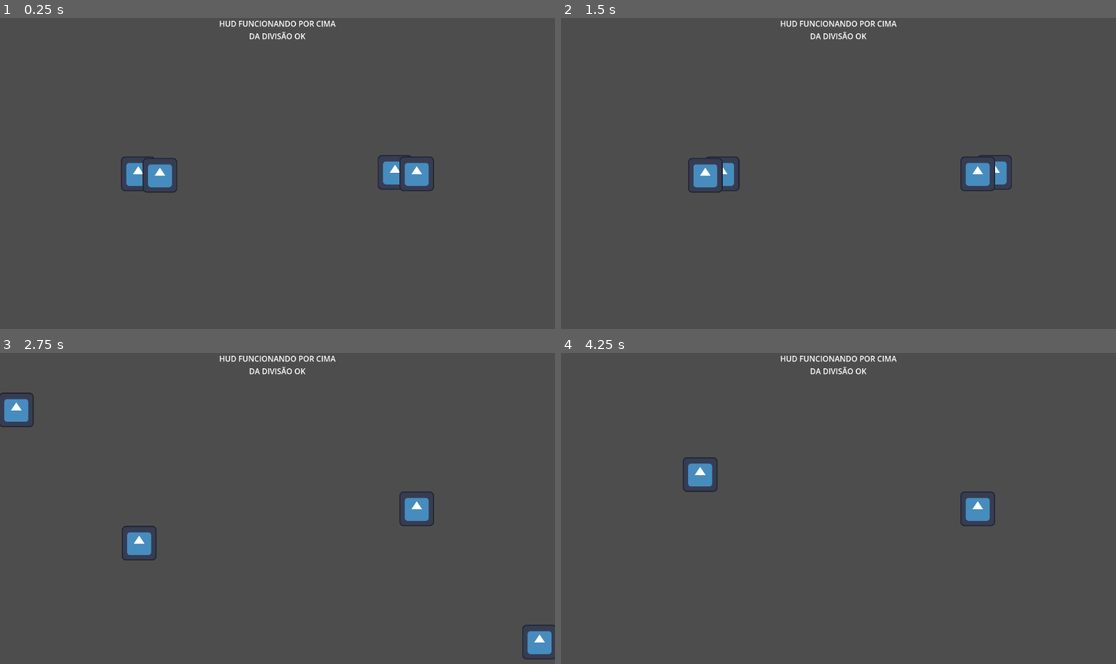
Above: before the commit, frames 1-4 (two rows, left to right).
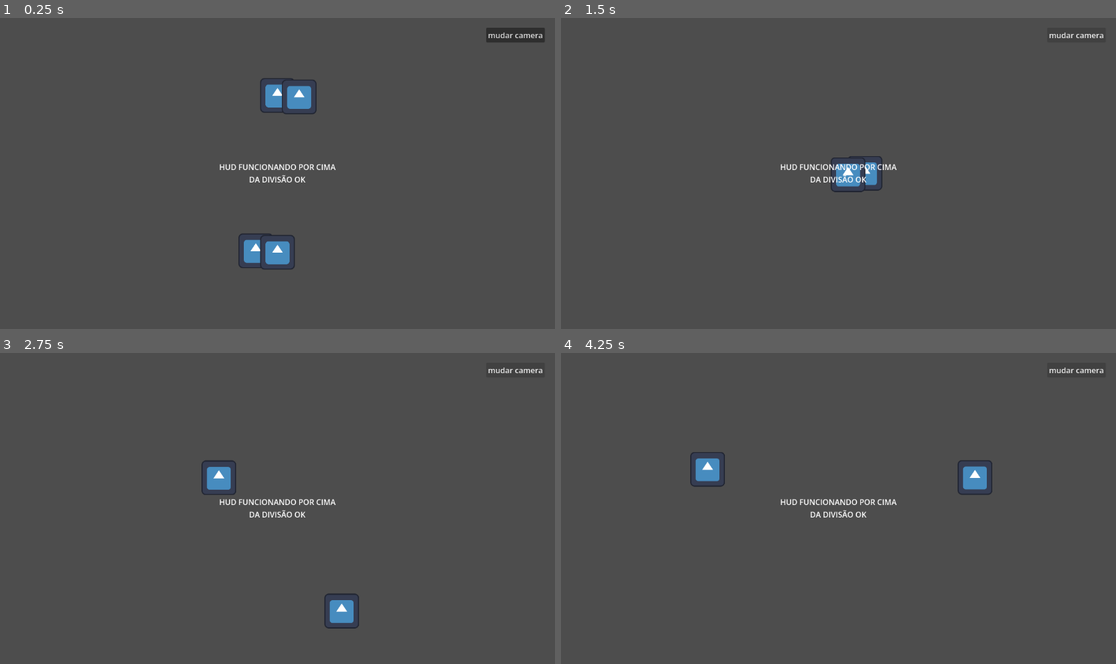
Above: after the commit, the same moments.

Repository: JCandreva/menctus-pensantus
Game: Godot game, scene res://maingameview.tscn
Two runs of this game, one before a commit and one after it. Both use one fixed random seed, a clock stepped at 60 frames per second and the inputs below. The engine's default icon, where the game draws it, is replaced by a stand-in: a white triangle on a blue panel in a dark square.
Inputs (mouse positions are in pixels of both pictures, inside the frame that each line leads up to):
- Up to frame 1 (0.25 s): no input
- Up to frame 2 (1.5 s): click (1077, 33) at 0.5 s, where only the run after the commit has a clickable "mudar camera"; hold D (emotion_move_right) from 1.28 s (still down)
- Up to frame 3 (2.75 s): release D (emotion_move_right) at 2.03 s; hold S (emotion_move_down) from 2.03 s (still down)
- Up to frame 4 (4.25 s): release S (emotion_move_down) at 2.78 s; hold D (emotion_move_right) 2.78-3.53 s; hold W (emotion_move_up) from 3.53 s (still down)

The runs differ from the first frame. In frame 1, 3.8% of the frame differs, in the area x 21-99%, y 0-81%; in frame 2, 2.5%; in frame 3, 3.2%; in frame 4, 2.1%.

Commit message:
Single/double camera toggle system

Diff:
--- /dev/null
+++ b/camera_2d_emotion.gd
@@ -0,0 +1,18 @@
+extends Camera2D
+
+@export var target: Node2D = null  # Change to Node3D for 3D games
+@export var smooth_speed: float = 5.0
+
+# Called when the node enters the scene tree for the first time.
+func _ready() -> void:
+	pass # Replace with function body.
+
+
+# Called every frame. 'delta' is the elapsed time since the previous frame.
+func _process(delta: float) -> void:
+	if target and is_instance_valid(target):
+		# Linear interpolation creates a smooth "catch-up" effect
+		global_position = global_position.lerp(target.global_position, smooth_speed * delta)
+
+func switch_target(new_target: Node2D) -> void:
+	target = new_target
--- a/maingameview.gd
+++ b/maingameview.gd
@@ -3,6 +3,14 @@
 @onready var subviewport_emotion:SubViewport =  $PlayerViewports/SubViewportContainerEmotion/SubViewportEmotion
 @onready var subviewport_reason:SubViewport = $PlayerViewports/SubViewportContainerReason/SubViewportReason
 
+@onready var subviewport_container_emotion:SubViewportContainer =  $PlayerViewports/SubViewportContainerEmotion
+@onready var subviewport_container_reason:SubViewportContainer = $PlayerViewports/SubViewportContainerReason
+
+@onready var players_midpoint = $PlayerViewports/SubViewportContainerEmotion/SubViewportEmotion/Node2D/PlayersMidPoint
+@onready var camera = $PlayerViewports/SubViewportContainerEmotion/SubViewportEmotion/Node2D/Camera2DEmotion
+@onready var pEmotion = $PlayerViewports/SubViewportContainerEmotion/SubViewportEmotion/Node2D/PlayerEmotion
+
+@onready var camera_split = true
 
 # Called when the node enters the scene tree for the first time.
 func _ready() -> void:
@@ -11,4 +19,16 @@
 
 # Called every frame. 'delta' is the elapsed time since the previous frame.
 func _process(delta: float) -> void:
-	pass
+	if camera_split:
+		subviewport_container_reason.visible = true
+		camera.switch_target(pEmotion)
+	else:
+		subviewport_container_reason.visible = false
+		camera.switch_target(players_midpoint)
+
+
+func _on_button_button_down() -> void:
+	if camera_split:
+		camera_split = false
+	else:
+		camera_split = true
--- a/maingameview.tscn
+++ b/maingameview.tscn
@@ -2,8 +2,10 @@
 
 [ext_resource type="Script" uid="uid://deyhyadr4rt8u" path="res://maingameview.gd" id="1_agafp"]
 [ext_resource type="Script" uid="uid://dwqfwimxv4nhc" path="res://player_emotion.gd" id="2_nsbir"]
+[ext_resource type="Script" uid="uid://byst1fsgi8b8j" path="res://camera_2d_emotion.gd" id="2_omsv4"]
 [ext_resource type="Texture2D" uid="uid://bto3n8xn4mgkr" path="res://icon.svg" id="3_omsv4"]
 [ext_resource type="Script" uid="uid://covlxlhjev642" path="res://player_reason.gd" id="4_58xx4"]
+[ext_resource type="Script" uid="uid://2crcubqm6yd5" path="res://players_mid_point.gd" id="5_nsbir"]
 
 [sub_resource type="CapsuleShape2D" id="CapsuleShape2D_j2q8x"]
 
@@ -80,7 +82,6 @@
 anchor_bottom = 1.0
 grow_horizontal = 2
 grow_vertical = 2
-columns = 2
 
 [node name="SubViewportContainerEmotion" type="SubViewportContainer" parent="PlayerViewports" unique_id=1389868597]
 layout_mode = 2
@@ -90,22 +91,24 @@
 
 [node name="SubViewportEmotion" type="SubViewport" parent="PlayerViewports/SubViewportContainerEmotion" unique_id=2095810160]
 handle_input_locally = false
-size = Vector2i(574, 648)
+size = Vector2i(1152, 648)
 render_target_update_mode = 4
 
 [node name="Node2D" type="Node2D" parent="PlayerViewports/SubViewportContainerEmotion/SubViewportEmotion" unique_id=256805196]
 
-[node name="PlayerEmotion" type="CharacterBody2D" parent="PlayerViewports/SubViewportContainerEmotion/SubViewportEmotion/Node2D" unique_id=1659777439]
+[node name="Camera2DEmotion" type="Camera2D" parent="PlayerViewports/SubViewportContainerEmotion/SubViewportEmotion/Node2D" unique_id=445415239]
 position = Vector2(41, 97)
-script = ExtResource("2_nsbir")
-
-[node name="Camera2DEmotion" type="Camera2D" parent="PlayerViewports/SubViewportContainerEmotion/SubViewportEmotion/Node2D/PlayerEmotion" unique_id=445415239]
 limit_enabled = false
 limit_left = 0
 limit_top = 0
 limit_right = 1152
 limit_bottom = 648
 position_smoothing_enabled = true
+script = ExtResource("2_omsv4")
+
+[node name="PlayerEmotion" type="CharacterBody2D" parent="PlayerViewports/SubViewportContainerEmotion/SubViewportEmotion/Node2D" unique_id=1659777439]
+position = Vector2(41, 97)
+script = ExtResource("2_nsbir")
 
 [node name="CollisionShape2DEmotion" type="CollisionShape2D" parent="PlayerViewports/SubViewportContainerEmotion/SubViewportEmotion/Node2D/PlayerEmotion" unique_id=103865719]
 shape = SubResource("CapsuleShape2D_j2q8x")
@@ -130,7 +133,11 @@
 [node name="RemoteTransform2D" type="RemoteTransform2D" parent="PlayerViewports/SubViewportContainerEmotion/SubViewportEmotion/Node2D/PlayerReason/SpritePlayerReason" unique_id=1771175458]
 remote_path = NodePath("../../../../../../SubViewportContainerReason/SubViewportReason/Camera2DReason")
 
+[node name="PlayersMidPoint" type="Node2D" parent="PlayerViewports/SubViewportContainerEmotion/SubViewportEmotion/Node2D" unique_id=735122656]
+script = ExtResource("5_nsbir")
+
 [node name="SubViewportContainerReason" type="SubViewportContainer" parent="PlayerViewports" unique_id=1546927966]
+visible = false
 layout_mode = 2
 size_flags_horizontal = 3
 size_flags_vertical = 3
@@ -138,8 +145,8 @@
 
 [node name="SubViewportReason" type="SubViewport" parent="PlayerViewports/SubViewportContainerReason" unique_id=119858487]
 handle_input_locally = false
-size = Vector2i(574, 648)
-render_target_update_mode = 4
+size = Vector2i(1152, 322)
+render_target_update_mode = 0
 
 [node name="Camera2DReason" type="Camera2D" parent="PlayerViewports/SubViewportContainerReason/SubViewportReason" unique_id=1614582455]
 position = Vector2(86, 100)
@@ -170,37 +177,53 @@
 layout_mode = 2
 size_flags_horizontal = 3
 
-[node name="Label" type="Label" parent="HUD/TopHUD/TopMiddle" unique_id=62838310]
+[node name="TopRight" type="Control" parent="HUD/TopHUD" unique_id=1390973085]
+layout_mode = 2
+size_flags_horizontal = 3
+
+[node name="Button" type="Button" parent="HUD/TopHUD/TopRight" unique_id=374165780]
 layout_mode = 1
-anchors_preset = 5
+anchors_preset = 1
+anchor_left = 1.0
+anchor_right = 1.0
+offset_left = -143.0
+offset_top = 20.0
+offset_right = -21.0
+offset_bottom = 51.0
+grow_horizontal = 0
+text = "mudar camera"
+
+[node name="CenterHUD" type="HBoxContainer" parent="HUD" unique_id=1378977788]
+layout_mode = 2
+size_flags_horizontal = 3
+size_flags_vertical = 3
+
+[node name="CenterLeft" type="Control" parent="HUD/CenterHUD" unique_id=1837694839]
+layout_mode = 2
+size_flags_horizontal = 3
+
+[node name="CenterMiddle" type="Control" parent="HUD/CenterHUD" unique_id=1891589781]
+layout_mode = 2
+size_flags_horizontal = 3
+
+[node name="Label" type="Label" parent="HUD/CenterHUD/CenterMiddle" unique_id=62838310]
+layout_mode = 1
+anchors_preset = 8
 anchor_left = 0.5
+anchor_top = 0.5
 anchor_right = 0.5
-offset_left = -21.0
-offset_right = 21.0
-offset_bottom = 23.0
+anchor_bottom = 0.5
+offset_left = -120.5
+offset_top = -25.5
+offset_right = 121.5
+offset_bottom = 23.5
 grow_horizontal = 2
+grow_vertical = 2
 text = "HUD FUNCIONANDO POR CIMA
 DA DIVISÃO OK"
 label_settings = SubResource("LabelSettings_agafp")
 horizontal_alignment = 1
 
-[node name="TopRight" type="Control" parent="HUD/TopHUD" unique_id=1390973085]
-layout_mode = 2
-size_flags_horizontal = 3
-
-[node name="CenterHUD" type="HBoxContainer" parent="HUD" unique_id=1378977788]
-layout_mode = 2
-size_flags_horizontal = 3
-size_flags_vertical = 3
-
-[node name="CenterLeft" type="Control" parent="HUD/CenterHUD" unique_id=1837694839]
-layout_mode = 2
-size_flags_horizontal = 3
-
-[node name="CenterMiddle" type="Control" parent="HUD/CenterHUD" unique_id=1891589781]
-layout_mode = 2
-size_flags_horizontal = 3
-
 [node name="CenterRight" type="Control" parent="HUD/CenterHUD" unique_id=178253076]
 layout_mode = 2
 size_flags_horizontal = 3
@@ -221,3 +244,5 @@
 [node name="CenterRight" type="Control" parent="HUD/BottomHUD" unique_id=1798440387]
 layout_mode = 2
 size_flags_horizontal = 3
+
+[connection signal="button_down" from="HUD/TopHUD/TopRight/Button" to="." method="_on_button_button_down"]
--- /dev/null
+++ b/players_mid_point.gd
@@ -0,0 +1,13 @@
+extends Node2D
+
+@onready var pEmotion = $"../PlayerEmotion"
+@onready var pReason = $"../PlayerReason"
+
+# Called when the node enters the scene tree for the first time.
+func _ready() -> void:
+	pass # Replace with function body.
+
+
+# Called every frame. 'delta' is the elapsed time since the previous frame.
+func _process(delta: float) -> void:
+	self.position = (pEmotion.position + pReason.position) / 2
Not shown, added: camera_2d_emotion.gd.uid
Not shown, added: players_mid_point.gd.uid
